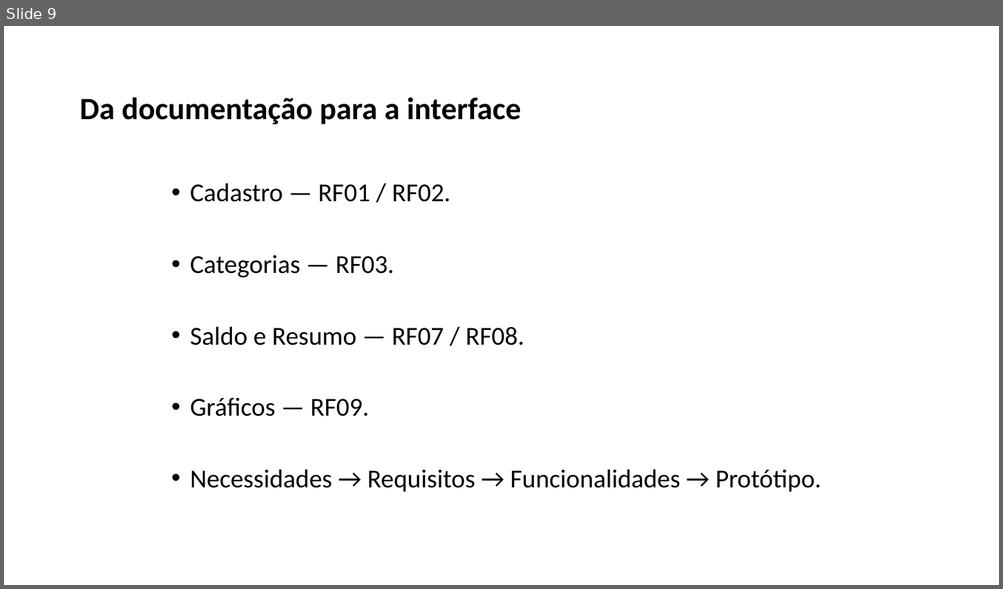
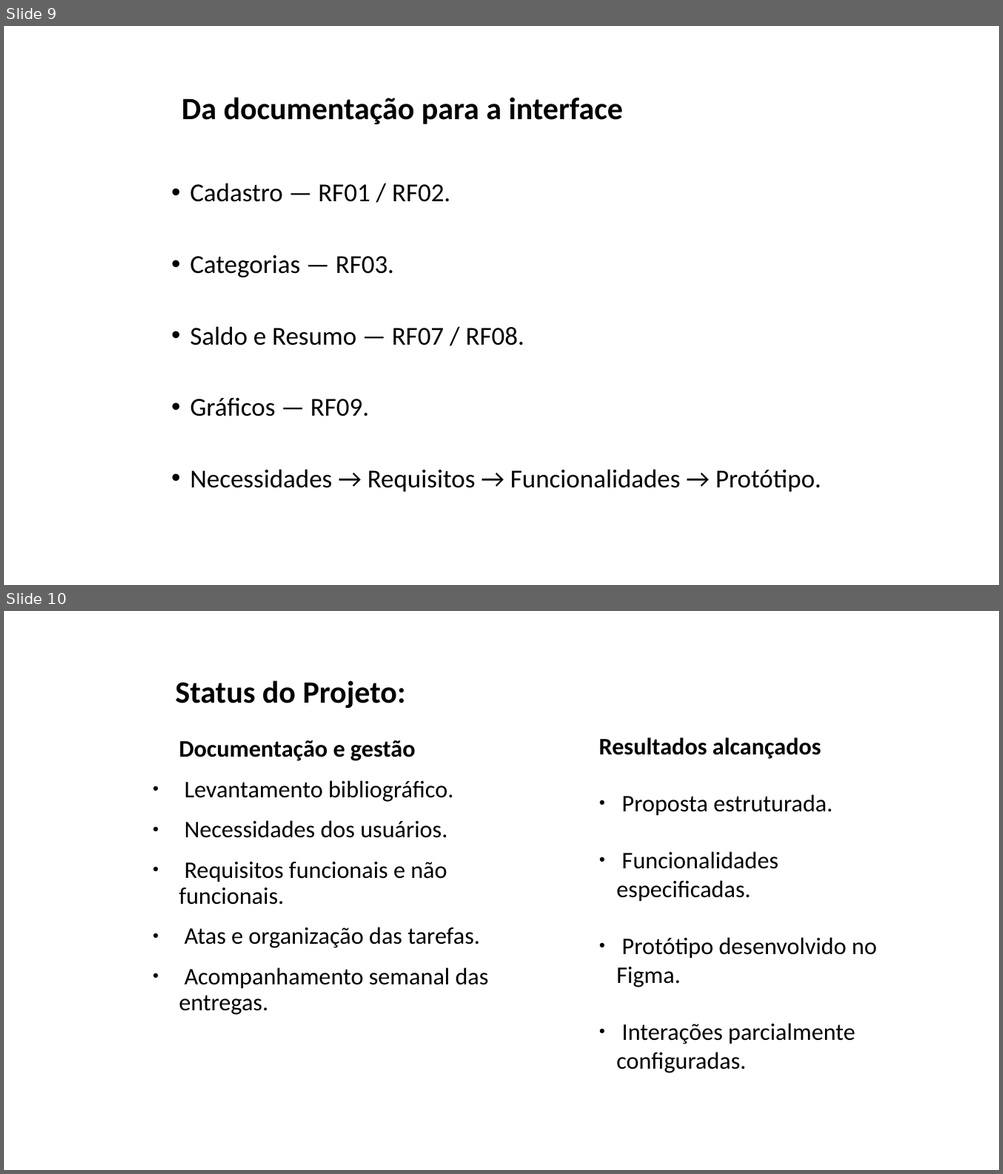
Before and after one commit to ltos2105-debug/Valora, a slide deck: 03-Documentos/VALORA (1).pptx. Shown one above the other, each under a label of ours: slide 9 before the commit, slides 9 and 10 after it. The pictures are 1003x589 and 1003x1174 pixels, drawn with LibreOffice and Linux fonts; fonts in the diff are those of the drawing; background and template pictures are left out. Boxes give left, top, right and bottom in pixels: in the first picture for what was removed or moved away, otherwise in the second. Text is boxed around its words. In the diff, an @@ line names an element or a change of style, - is before the commit and + after.

```diff
--- a/03-Documentos/VALORA (1).pptx
+++ b/03-Documentos/VALORA (1).pptx
@@ slide 10 added at bbox=[4, 611, 999, 1170], background picture (left out) @@
@@ title added at bbox=[175, 681, 406, 708], 30 pt, text #000000, bold @@
+Status do Projeto:
@@ text added at bbox=[179, 741, 489, 1015], 23 pt, text #000000 @@
+Documentação e gestão
+● Levantamento bibliográfico.
+● Necessidades dos usuários.
+● Requisitos funcionais e não funcionais.
+● Atas e organização das tarefas.
+● Acompanhamento semanal das entregas.
@@ text added at bbox=[599, 738, 876, 1073], 23 pt, text #000000 @@
+Resultados alcançados
+● Proposta estruturada.
+● Funcionalidades especificadas.
+● Protótipo desenvolvido no Figma.
+● Interações parcialmente configuradas.
@@ slide 9 changed as well @@
@@ title "Da documentação para a interface": place and size @@
-title "Da documentação para a interface" at bbox=[79, 97, 521, 124]
+title "Da documentação para a interface" at bbox=[182, 97, 623, 124]
```
Also in this commit, not shown: 8 other slides changed, 1 slide removed.
